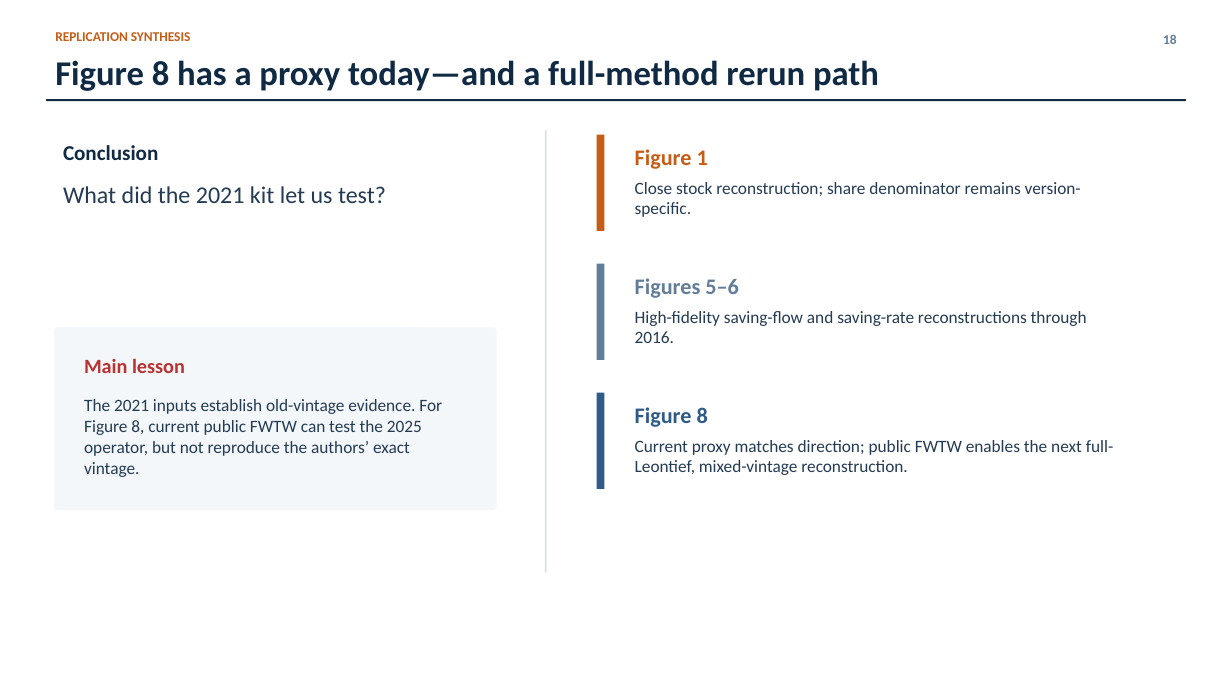
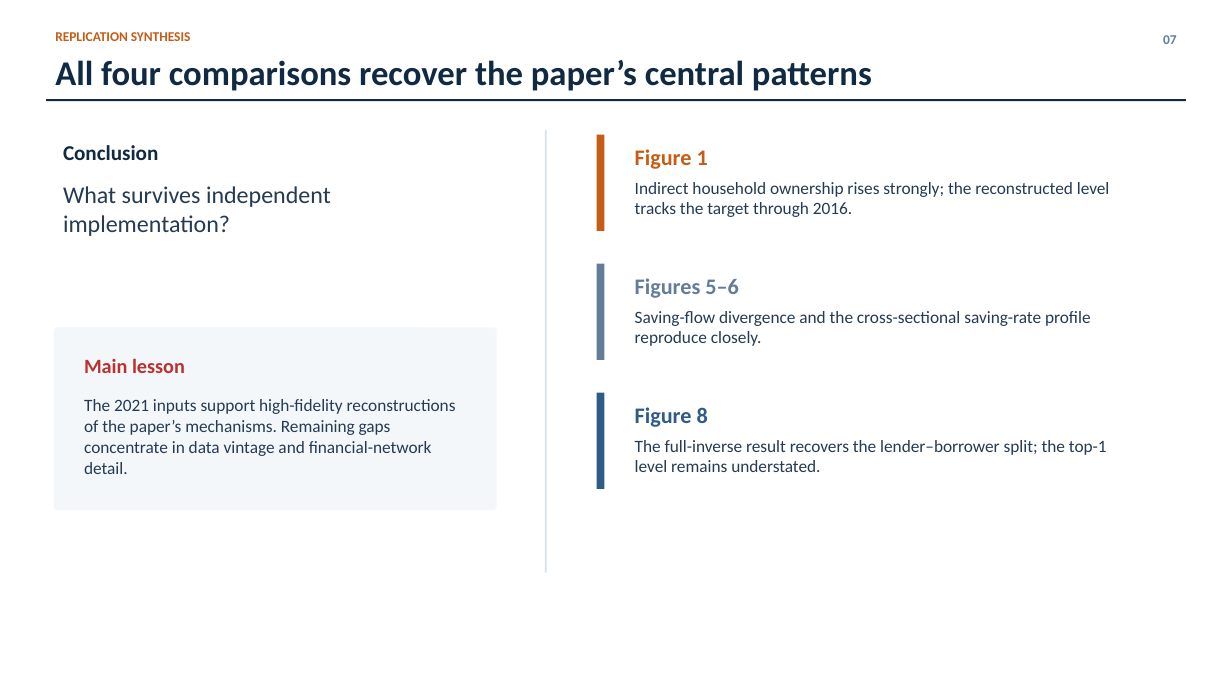
Before and after one commit to lorenz-gorini/mian-sufi-straub2025-saving-glut-replication, a slide deck: slide 7 of Presentation/4_figure_comparison/presentation.pptx (slide 18 before the commit). Drawn at 1232x693 pixels with LibreOffice and Linux fonts; fonts in the diff are those of the drawing. Boxes give left, top, right and bottom in pixels: in the first picture for what was removed or moved away, otherwise in the second. Text is boxed around its words. In the diff, an @@ line names an element or a change of style, - is before the commit and + after.

Commit message:
Refresh comparison + extension presentation decks
- add direct Figure 6 and Figure 8 comparisons
- move wealth and heatmap diagnostics to the extension deck
- update presentation sources, QA contracts, and project records

```diff
--- a/Presentation/4_figure_comparison/presentation.pptx
+++ b/Presentation/4_figure_comparison/presentation.pptx
@@ text at <box>1163,35,1177,44</box>: text changed @@
-18
+07
@@ text at <box>55,60,872,91</box>: text changed @@
-Figure 8 has a proxy today—and a full-method rerun path
+All four comparisons recover the paper’s central patterns
@@ text at <box>63,186,331,236</box>: text changed @@
-What did the 2021 kit let us test?
+What survives independent implementation?
@@ text at <box>635,182,1110,217</box>: text changed @@
-Close stock reconstruction; share denominator remains version-specific.
+Indirect household ownership rises strongly; the reconstructed level tracks the target through 2016.
@@ text at <box>635,311,1091,346</box>: text changed @@
-High-fidelity saving-flow and saving-rate reconstructions through 2016.
+Saving-flow divergence and the cross-sectional saving-rate profile reproduce closely.
@@ text at <box>84,399,456,474</box>: text changed @@
-The 2021 inputs establish old-vintage evidence. For Figure 8, current public FWTW can test the 2025 operator, but not reproduce the authors’ exact vintage.
+The 2021 inputs support high-fidelity reconstructions of the paper’s mechanisms. Remaining gaps concentrate in data vintage and financial-network detail.
@@ text at <box>635,440,1107,472</box>: text changed @@
-Current proxy matches direction; public FWTW enables the next full-Leontief, mixed-vintage reconstruction.
+The full-inverse result recovers the lender–borrower split; the top-1 level remains understated.
```
Also in this commit, not shown: 6 other slides changed, 11 slides removed, 21 other files.
